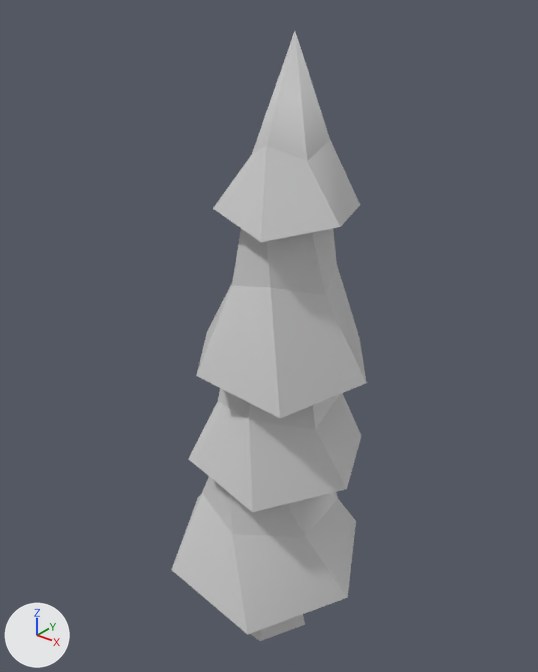
The COLLADA model SpacesheepStrike/SpacesheepStrike/art.scnassets/Trees/Tree12.dae: old version first, new version second.
Camera for both pictures: a 50 mm lens placed at (6.53, -8.17, 10.83), pointed at (-0.17, 0.2, 5.64). Lighting does not change. The marker at lower left points along +X, +Y and +Z. Where no turn or scale is listed for an object, it has been applied to the vertices.

Names of what the first picture shows: 'SpruceTree3'.
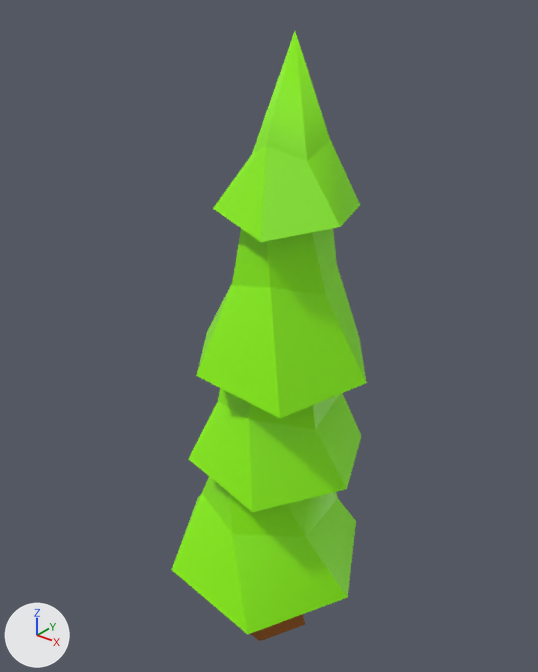
Location of each change, [x1, y1, x2, y2] in pixels of the pictures (538 x 672 px):
'SpruceTree3', recoloured (grey to green): [172, 31, 367, 641] in both

The change, as a diff of the scene's bpy script:
```diff
--- a/SpacesheepStrike/SpacesheepStrike/art.scnassets/Trees/Tree12.dae.py
+++ b/SpacesheepStrike/SpacesheepStrike/art.scnassets/Trees/Tree12.dae.py
@@ mat_sprucetreeleaf_003 @@
 mat_sprucetreeleaf_003 = principled_material('SpruceTreeLeaf_003')
-mat_sprucetreeleaf_003.base_color = (0.604, 0.604, 0.604)  # light grey #cccccc
+mat_sprucetreeleaf_003.base_color = (0.27, 0.954, 0.0)  # green #8efa00
 mat_sprucetreeleaf_003.roughness = 0.45
@@ mat_sprucetreetrunk_003 @@
 mat_sprucetreetrunk_003 = principled_material('SpruceTreeTrunk_003')
-mat_sprucetreetrunk_003.base_color = (0.604, 0.604, 0.604)  # light grey #cccccc
+mat_sprucetreetrunk_003.base_color = (0.294, 0.0844, 0.0)  # brown #945200
 mat_sprucetreetrunk_003.roughness = 0.45
```
